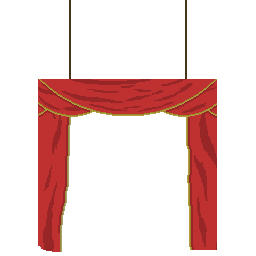
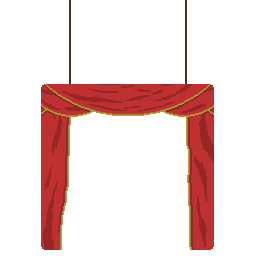
Comparing the layer stacks of the two w=256, h=256 images. Changes:
painted on "Layer 12" over box(38, 79, 217, 252)
